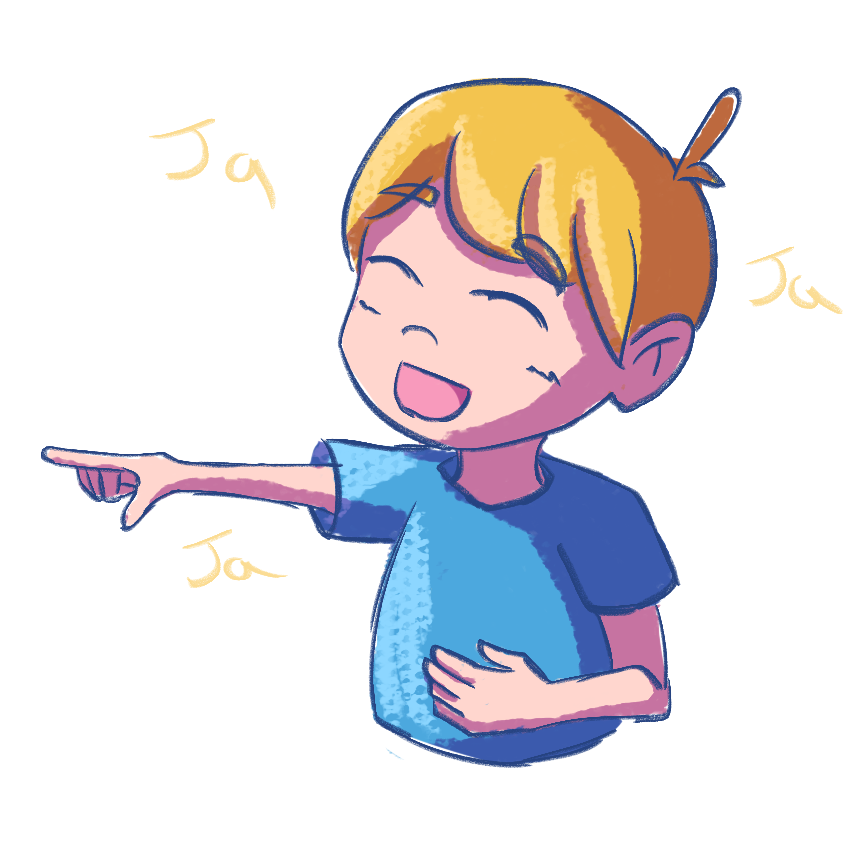
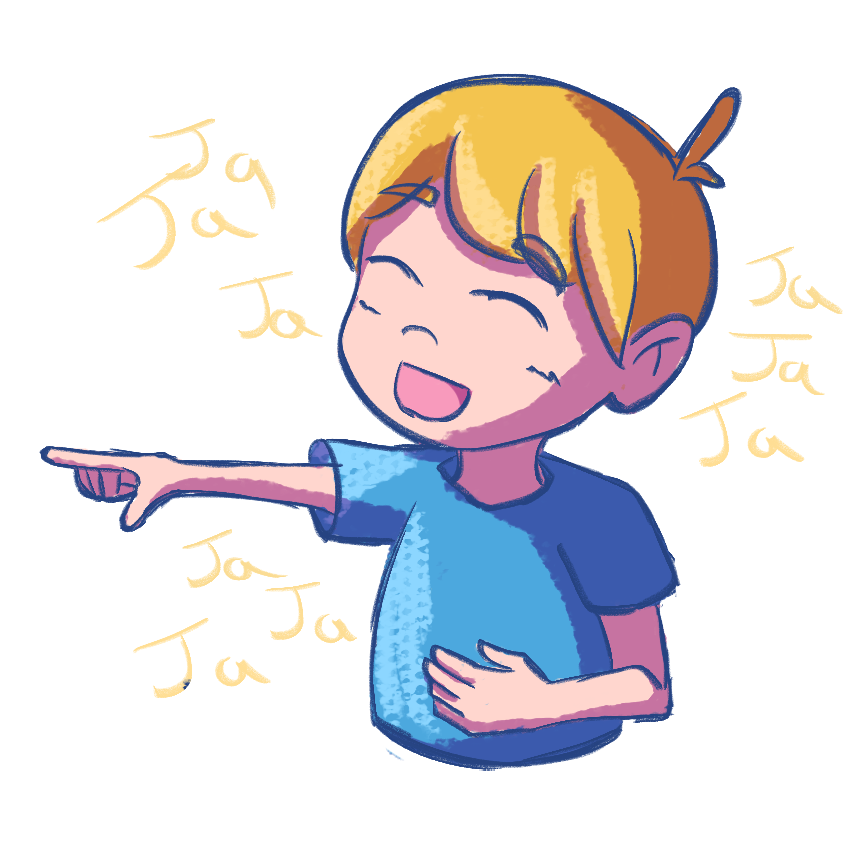
Layer changes from the first 845x845 image to the second:
showed "2" over [39, 73, 825, 768]
showed "1" over [40, 75, 805, 771]
